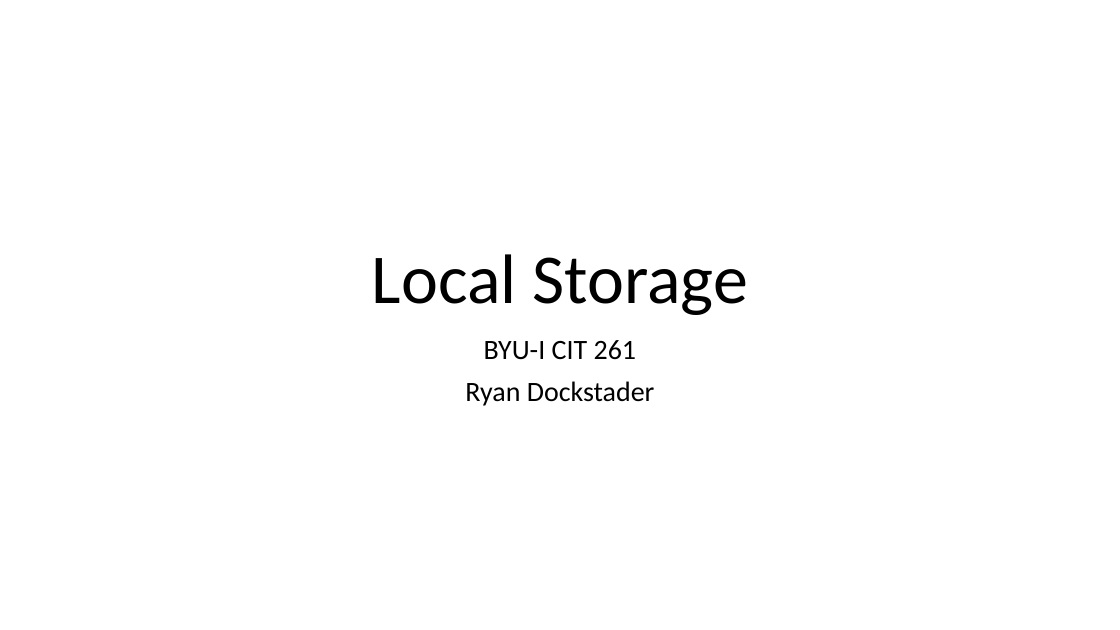
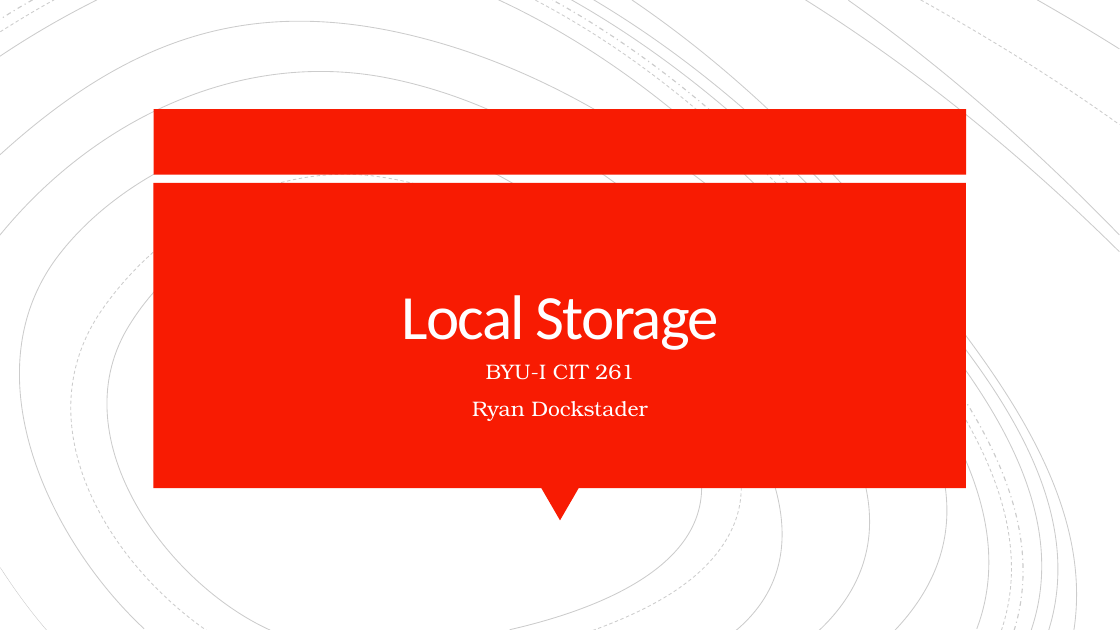
Before and after one commit to rdockstader/BYUI-CS, a slide deck: slide 1 of CIT261/05 Local Storage/Local Storage.pptx. Drawn at 1120x630 pixels with LibreOffice and Linux fonts; fonts in the diff are those of the drawing. Boxes give left, top, right and bottom in pixels: in the first picture for what was removed or moved away, otherwise in the second. Text is boxed around its words. In the diff, an @@ line names an element or a change of style, - is before the commit and + after.

Commit message:
add design to power point local storage

```diff
--- a/CIT261/05 Local Storage/Local Storage.pptx
+++ b/CIT261/05 Local Storage/Local Storage.pptx
@@ group added at [0,0,1120,630]: 19 freeform shapes @@
@@ rectangle added at [154,109,966,175], fill #F81B02 @@
@@ rectangle added at [154,183,966,488], fill #F81B02 @@
@@ title "Local Storage": place and size @@
-title "Local Storage" at [372,254,747,315]
+title "Local Storage" at [401,295,719,350]
@@ title "Local Storage" at [401,295,719,350]: size 60 to 54 pt, text colour #000000 to #FFFEFF, letter spacing 0 to -1.5 pt; line spacing 0.9 to 0.8 @@
@@ subtitle "BYU-I CIT 261": place and size @@
-subtitle "BYU-I CIT 261" at [465,340,655,406]
+subtitle "BYU-I CIT 261" at [472,364,647,421]
@@ subtitle "BYU-I CIT 261" at [472,364,647,421]: size 24 to 18 pt, font Calibri to TeX Gyre Bonum, text colour #000000 to #FFFEFF; line spacing 0.9 to 1 @@
@@ triangle added at [541,488,579,520], fill #F81B02 @@
```
Also in this commit, not shown: 5 other slides changed, 1 other file.
